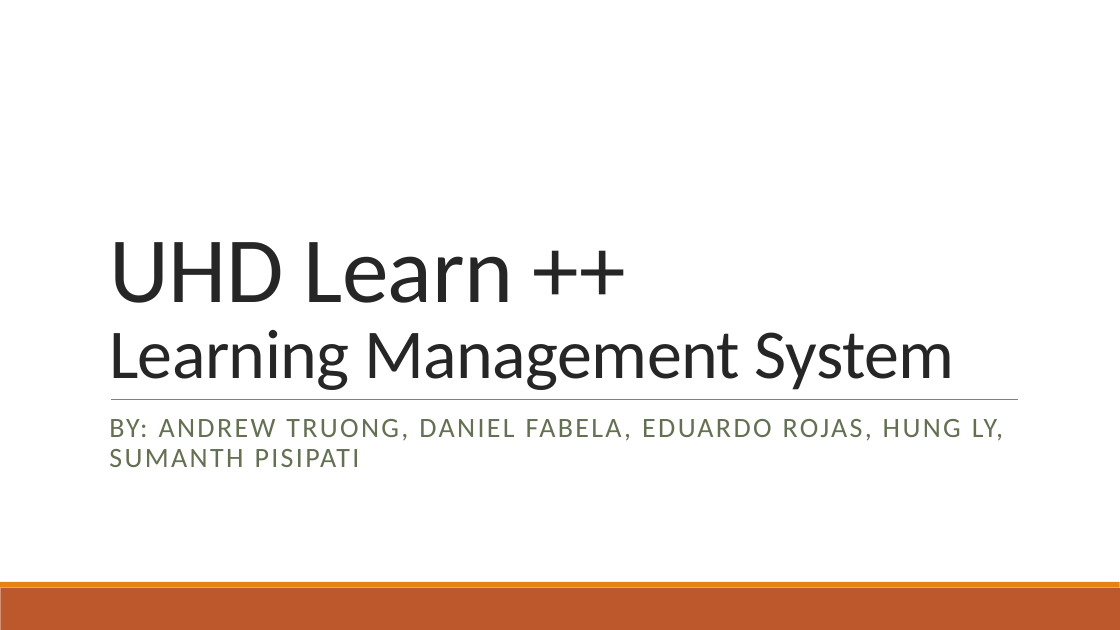
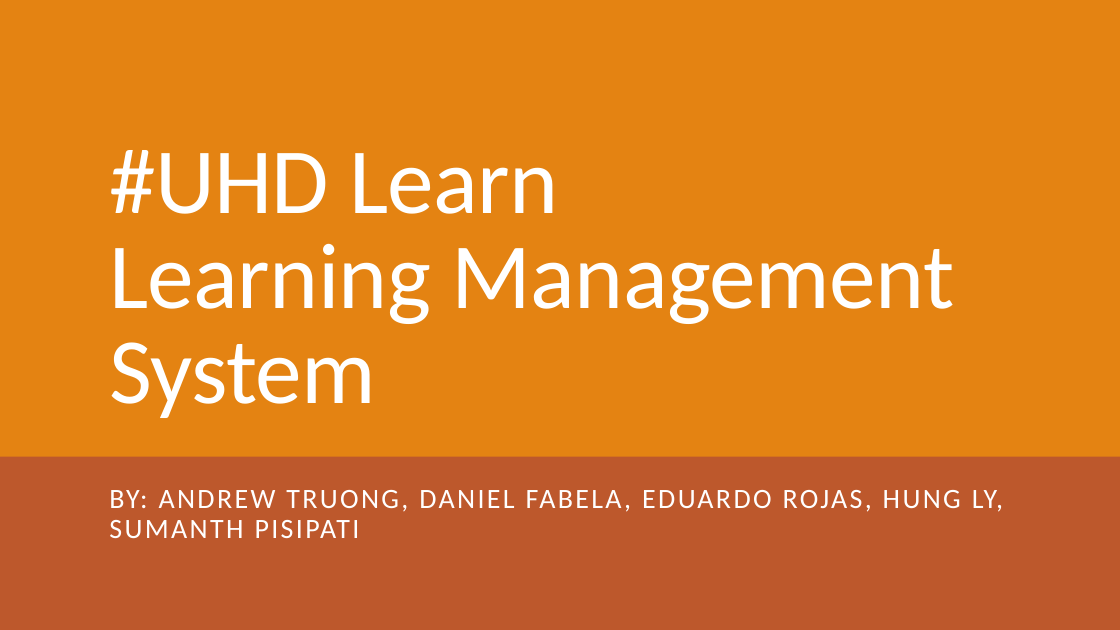
Before and after one commit to cs3321-adhes/Learning-Management-System, a slide deck: slide 1 of LMS Presentation.pptx. Drawn at 1120x630 pixels with LibreOffice and Linux fonts; fonts in the diff are those of the drawing. Boxes give left, top, right and bottom in pixels: in the first picture for what was removed or moved away, otherwise in the second. Text is boxed around its words. In the diff, an @@ line names an element or a change of style, - is before the commit and + after.

Commit message:
Updates for presentation

```diff
--- a/LMS Presentation.pptx
+++ b/LMS Presentation.pptx
@@ background #FFFFFF to gradient #6F7F5D to #5A6A46 to #485439 @@
@@ rectangle added at bbox=[0, 0, 1120, 630], fill gradient #6F7F5D to #5A6A46 to #485439 @@
@@ rectangle added at bbox=[0, 0, 1120, 457], fill #E48312 @@
@@ title at bbox=[109, 150, 954, 418]: text changed; size 60 to 80 pt; text colour #262626 to #FFFFFF @@
-UHD Learn ++
-Learning Management System
+#UHD Learn
+Learning Management System
@@ line removed from (111, 399) to (1018, 399) @@
@@ rectangle added at bbox=[0, 455, 1120, 630], fill #BD582C @@
@@ subtitle "BY: ANDREW TRUONG, DANIEL FABELA, ...": place and size @@
-subtitle "BY: ANDREW TRUONG, DANIEL FABELA, ..." at bbox=[109, 419, 1003, 467]
+subtitle "BY: ANDREW TRUONG, DANIEL FABELA, ..." at bbox=[109, 490, 1003, 538]
@@ subtitle "BY: ANDREW TRUONG, DANIEL FABELA, ..." at bbox=[109, 490, 1003, 538]: text colour #637052 to #FFFFFF @@
```
Also in this commit, not shown: 1 other slide changed, 2 slides added, 1 other file.
